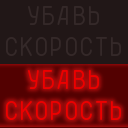
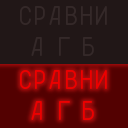
Layered file, before and after one edit (128x128). Changes by layer:
renamed "УБАВЬ ... #1" to "СРАВНИ ...", painted on it over <box>6,6,121,56</box>
renamed "УБАВЬ ... #3" to "CРАВНИ ... #1", moved it above "CРАВНИ ...", painted on it over <box>0,64,128,127</box>
renamed "УБАВЬ ..." to "CРАВНИ ...", painted on it over <box>0,64,128,127</box>
